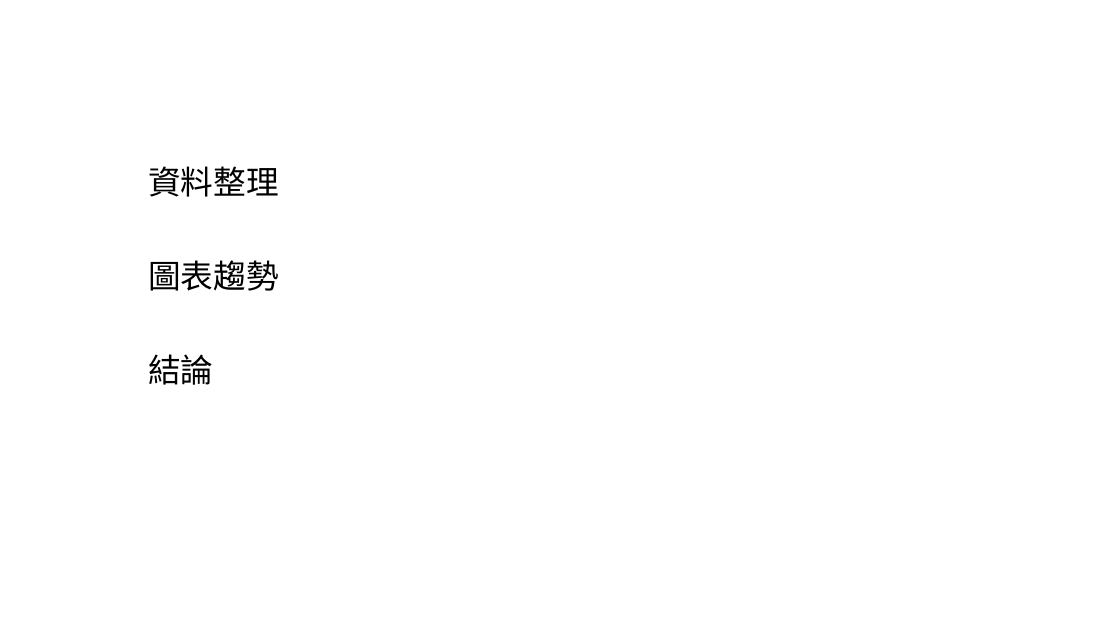
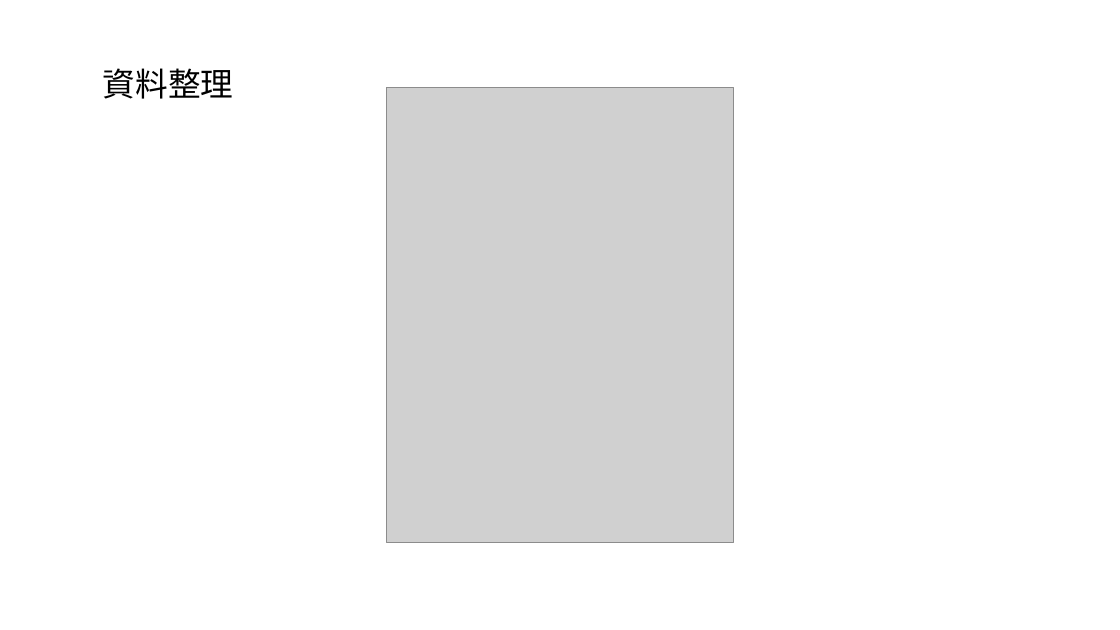
Before and after one commit to 11272007/cycu_ai2024, a slide deck: slide 6 of 20240611/期末報告.pptx (slide 4 before the commit). Drawn at 1120x630 pixels with LibreOffice and Linux fonts; fonts in the diff are those of the drawing; grey boxes stand for pictures. Boxes give left, top, right and bottom in pixels: in the first picture for what was removed or moved away, otherwise in the second. Text is boxed around its words. In the diff, an @@ line names an element or a change of style, - is before the commit and + after.

```diff
--- a/20240611/期末報告.pptx
+++ b/20240611/期末報告.pptx
@@ subtitle "資料整理": place and size @@
-subtitle "資料整理" at [148,166,279,385]
+subtitle "資料整理" at [103,68,234,99]
@@ picture added at [386,87,734,542] @@
@@ subtitle at [148,260,279,385]: paragraphs removed @@
-圖表趨勢
-結論
```
Also in this commit, not shown: 2 other slides changed, 9 slides added, 20 other files.
